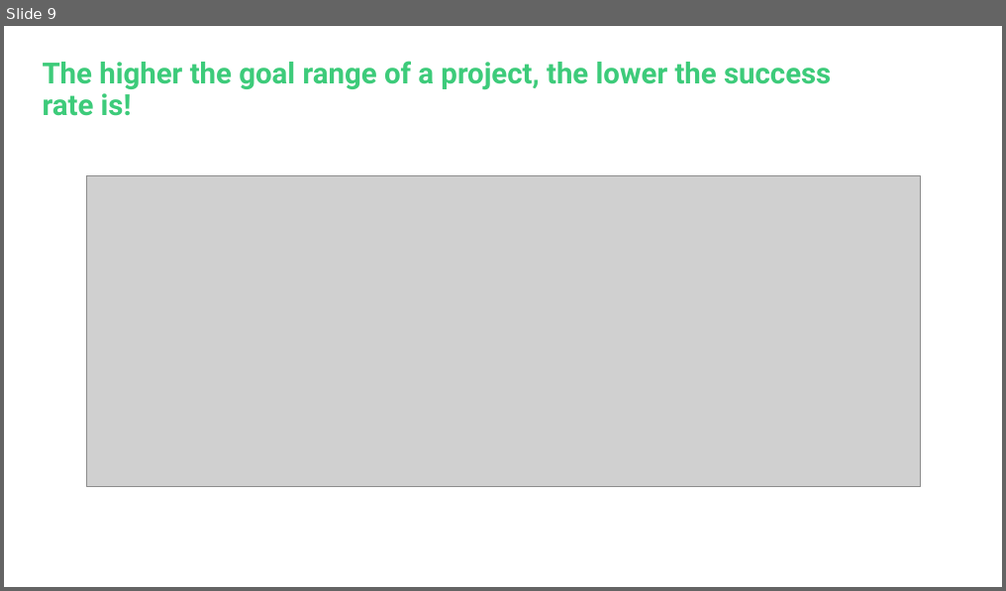
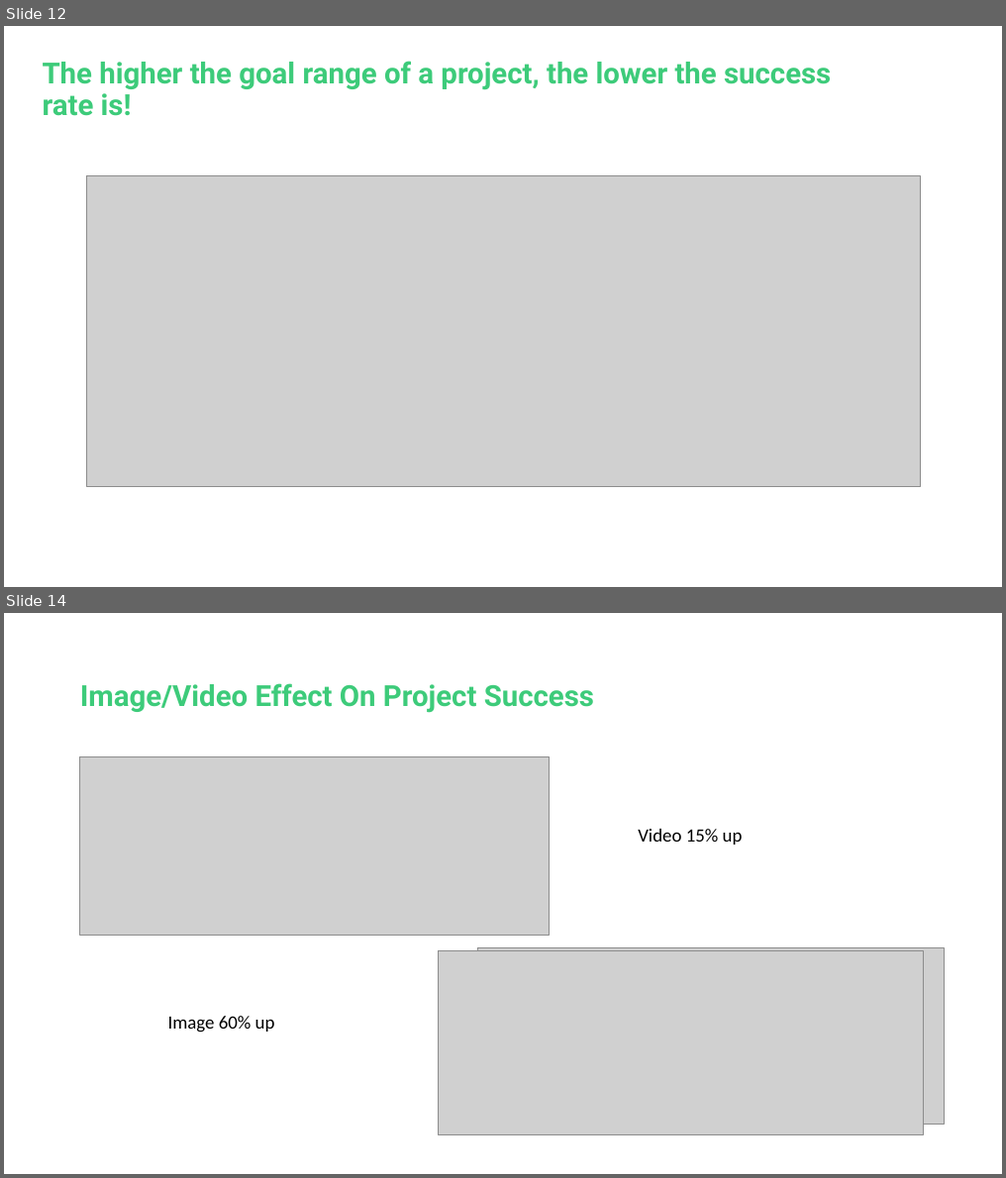
Before and after one commit to Blue0710/KicktraqScraper, a slide deck: ALI HILMI UYSAL_SCRAPING KICKSTARTER.pptx. Shown one above the other, each under a label of ours: slide 9 before the commit, slides 12 and 14 after it; the slides between them are not shown. The pictures are 1006x591 and 1006x1178 pixels, drawn with LibreOffice and Linux fonts; fonts in the diff are those of the drawing; grey boxes stand for pictures; background and template pictures are left out. Boxes give left, top, right and bottom in pixels: in the first picture for what was removed or moved away, otherwise in the second. Text is boxed around its words. In the diff, an @@ line names an element or a change of style, - is before the commit and + after.

```diff
--- a/ALI HILMI UYSAL_SCRAPING KICKSTARTER.pptx
+++ b/ALI HILMI UYSAL_SCRAPING KICKSTARTER.pptx
@@ slide 14 added at bbox=[4, 613, 1002, 1174], background #FFFFFF @@
@@ title added at bbox=[80, 683, 594, 713], 28 pt, text #3DCB7A, bold @@
+Image/Video Effect On Project Success
@@ picture added at bbox=[79, 757, 549, 935] @@
@@ text added at bbox=[638, 829, 743, 845], 18 pt, text #000000 @@
+Video 15% up
@@ picture added at bbox=[439, 951, 924, 1135] @@
@@ picture added at bbox=[478, 948, 944, 1124] @@
@@ text added at bbox=[168, 1016, 275, 1033], 18 pt, text #000000 @@
+Image 60% up
@@ what was slide 9 is now slide 12 @@
```
Also in this commit, not shown: 7 slides changed, 6 other slides added, 1 slide removed, 3 other files.
